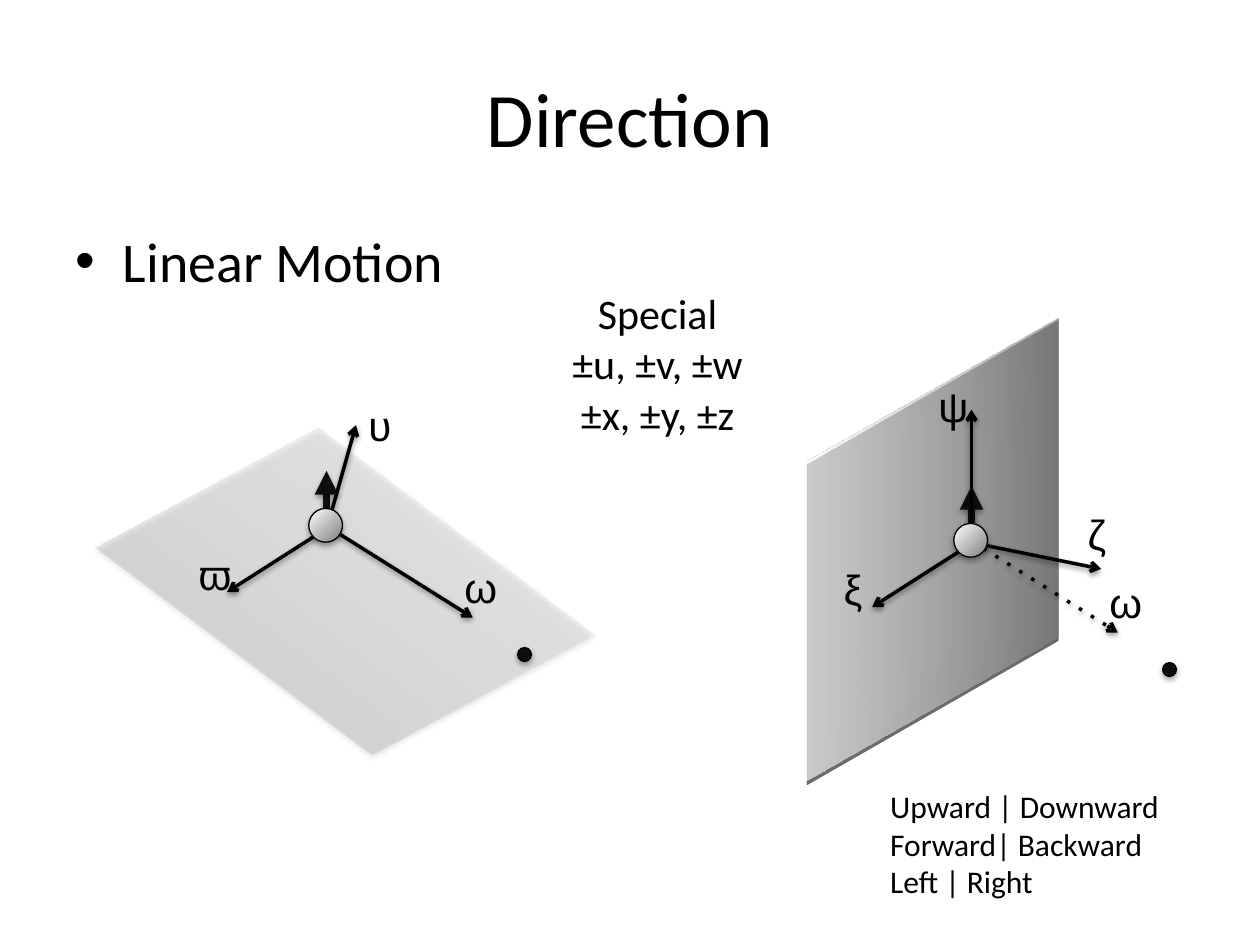
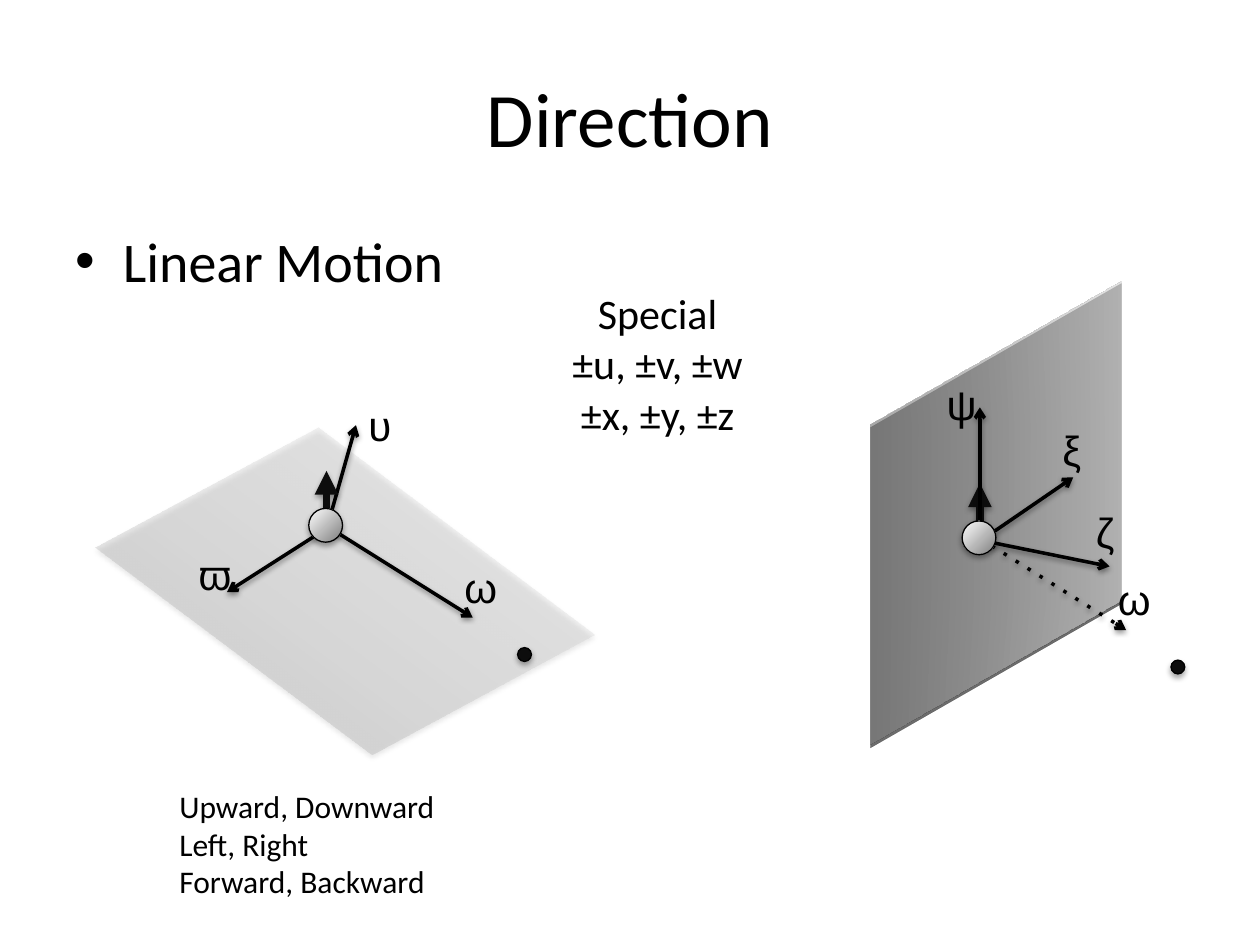
Before and after one commit to jxc761/3DMotionDB, a slide deck: slide 7 of docs/motion.pptx. Drawn at 1260x945 pixels with LibreOffice and Linux fonts; fonts in the diff are those of the drawing. Boxes give left, top, right and bottom in pixels: in the first picture for what was removed or moved away, otherwise in the second. Text is boxed around its words. In the diff, an @@ line names an element or a change of style, - is before the commit and + after.

Commit message:
fix bugs in direction generator

```diff
--- a/docs/motion.pptx
+++ b/docs/motion.pptx
@@ rectangle: place and size @@
-rectangle at [755,354,1110,746]
+rectangle at [818,316,1173,708]
@@ rectangle at [818,316,1173,708]: fill gradient #7F7F7F to #FFFFFF to gradient #808080 to #D9D9D9 @@
@@ text "ξ": place and size @@
-text "ξ" at [844,574,863,612]
+text "ξ" at [1062,435,1081,473]
@@ arrow moved from (975, 541) - (872, 607) to (984, 538) - (1074, 478) @@
@@ 2 arrows, 1 text: place and size @@
-2 arrows, 1 text at [938,394,1101,570]
+2 arrows, 1 text at [947,392,1110,567]
@@ 2 texts, 2 ellipses, 2 arrows: place and size @@
-2 texts, 2 ellipses, 2 arrows at [954,410,1177,677]
+2 texts, 2 ellipses, 2 arrows at [963,407,1184,674]
@@ text at [179,796,434,897]: text changed @@
-Upward | Downward
-Forward| Backward
-Left | Right
+Upward, Downward
+Left, Right
+Forward, Backward
```
Also in this commit, not shown: 3 other slides changed, 5 other files.
